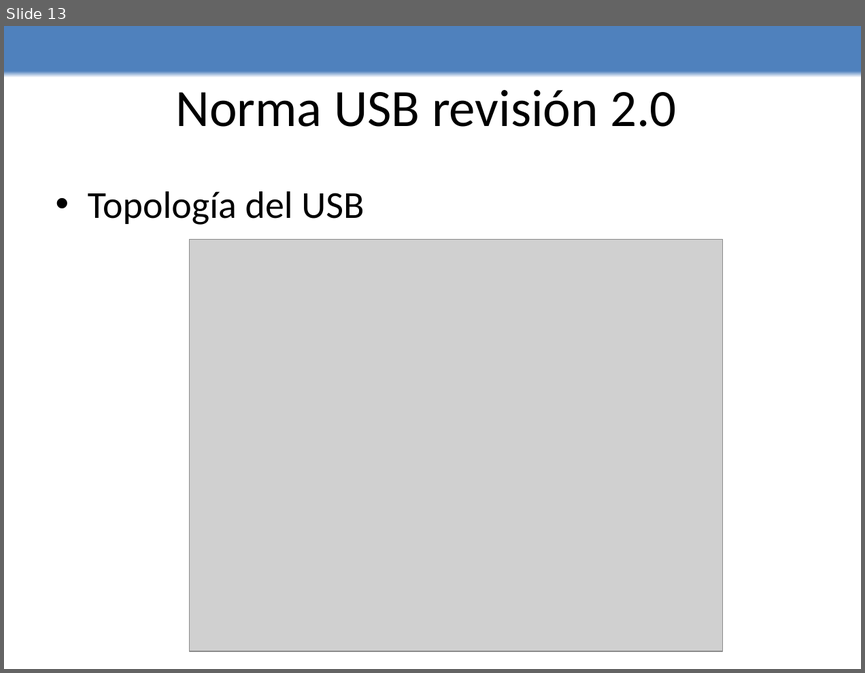
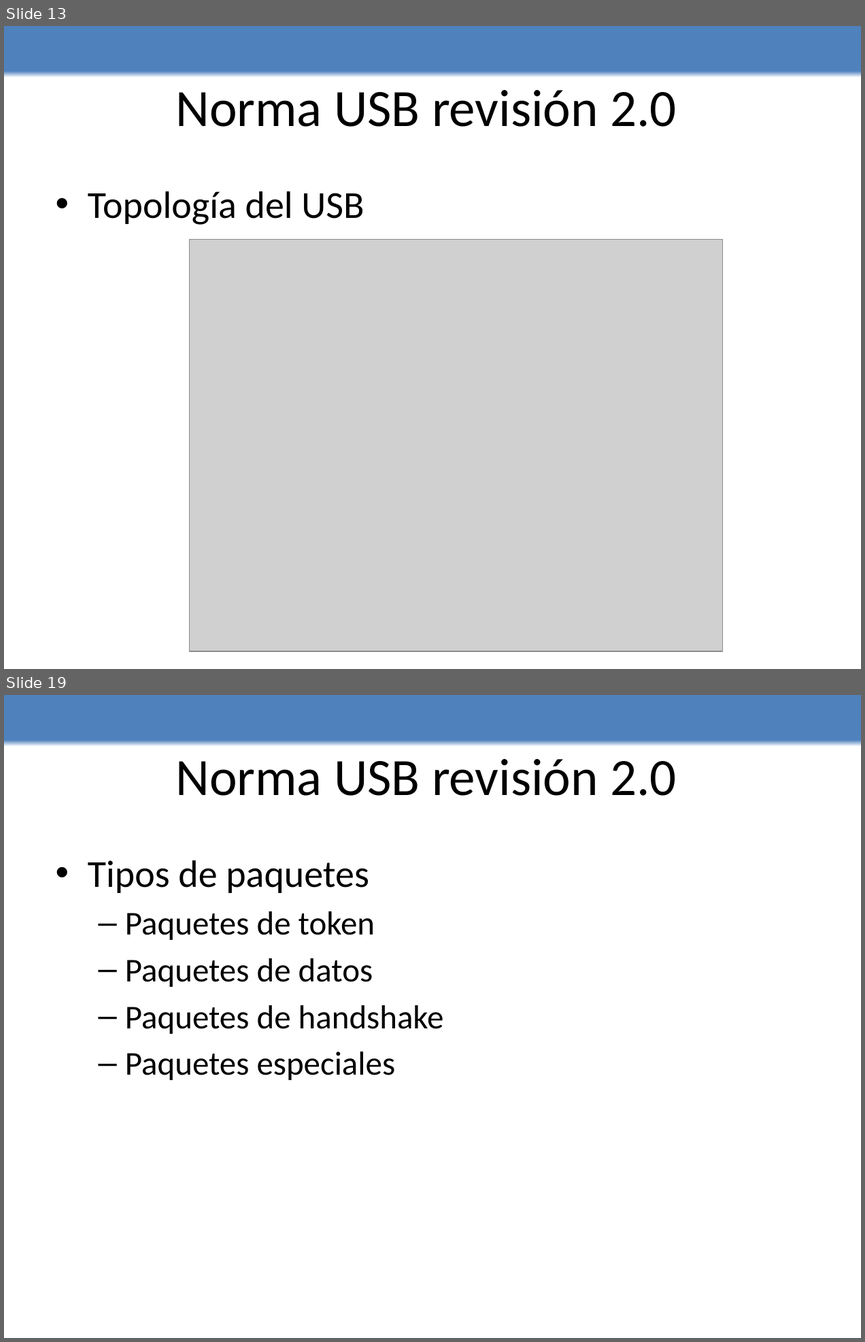
Before and after one commit to edwin0790/lechuzing, a slide deck: Presentacion/presentacion.pptx. Shown one above the other, each under a label of ours: slide 13 before the commit, slides 13 and 19 after it; the slides between them are not shown. The pictures are 865x673 and 865x1342 pixels, drawn with LibreOffice and Linux fonts; fonts in the diff are those of the drawing; grey boxes stand for pictures. Boxes give left, top, right and bottom in pixels: in the first picture for what was removed or moved away, otherwise in the second. Text is boxed around its words. In the diff, an @@ line names an element or a change of style, - is before the commit and + after.

```diff
--- a/Presentacion/presentacion.pptx
+++ b/Presentacion/presentacion.pptx
@@ slide 19 added at [4,695,861,1338], background gradient #FFFFFF to #4F81BD @@
@@ title added at [175,759,676,796], 44 pt, text #000000 @@
+Norma USB revisión 2.0
@@ text added at [88,860,444,1080], 28 pt, text #000000 @@
+• Tipos de paquetes
+  – Paquetes de token
+  – Paquetes de datos
+  – Paquetes de handshake
+  – Paquetes especiales
```
Also in this commit, not shown: 1 slide changed, 5 other slides added.
